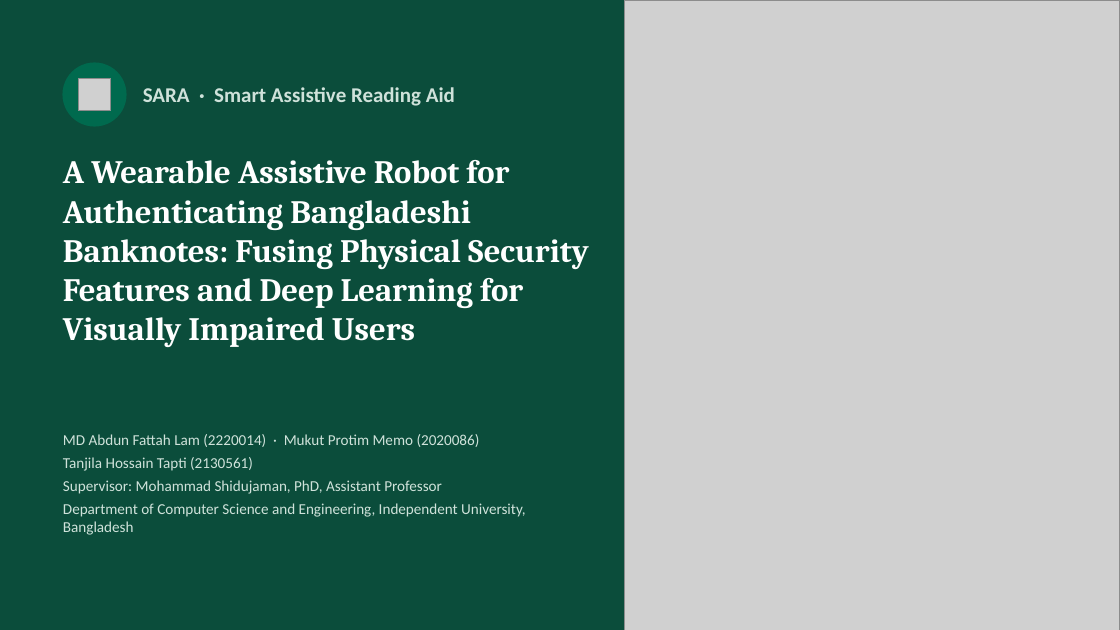
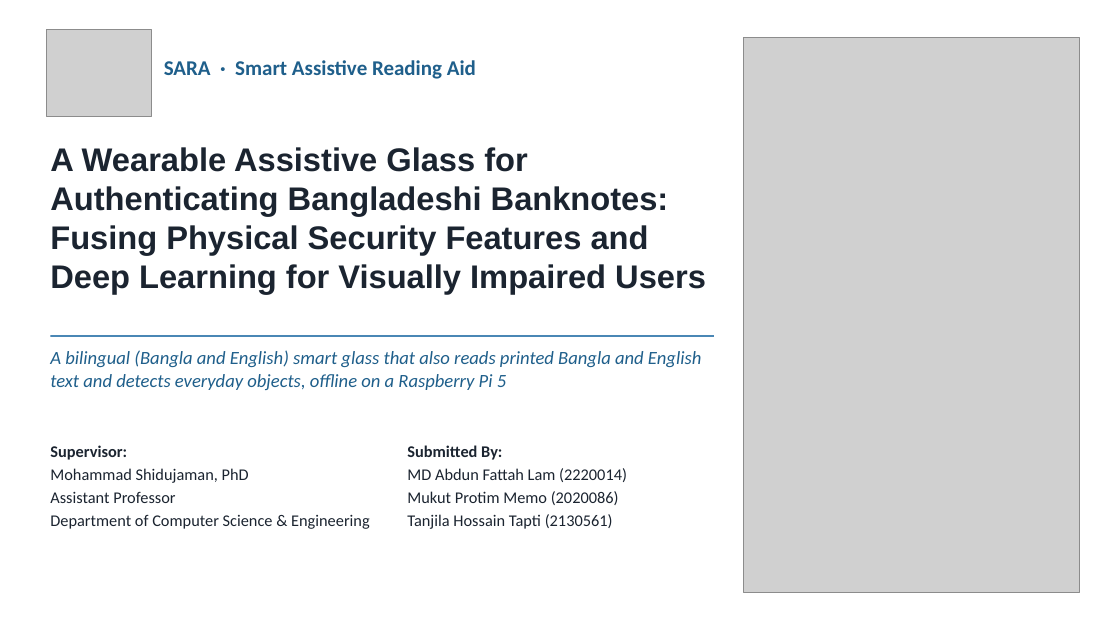
Before and after one commit to aflam330/Senior_project_wearable_glass_for_blind_people_using_ocr_and_ylo, a slide deck: slide 1 of Thesis Report and paper/thesis report/slides/SARA_Presentation_Redesigned.pptx. Drawn at 1120x630 pixels with LibreOffice and Linux fonts; fonts in the diff are those of the drawing; grey boxes stand for pictures; background and template pictures are left out. Boxes give left, top, right and bottom in pixels: in the first picture for what was removed or moved away, otherwise in the second. Text is boxed around its words. In the diff, an @@ line names an element or a change of style, - is before the commit and + after.

```diff
--- a/Thesis Report and paper/thesis report/slides/SARA_Presentation_Redesigned.pptx
+++ b/Thesis Report and paper/thesis report/slides/SARA_Presentation_Redesigned.pptx
@@ background #0B4D3B to picture (left out) @@
@@ picture added at (46, 29, 151, 117) @@
@@ text "SARA · Smart Assistive Reading ...": place and size @@
-text "SARA · Smart Assistive Reading ..." at (143, 87, 455, 106)
+text "SARA · Smart Assistive Reading ..." at (164, 60, 476, 79)
@@ text "SARA · Smart Assistive Reading ..." at (164, 60, 476, 79): text colour #CFE2DA to #1F5F8B @@
@@ picture: place and size @@
-picture at (624, 0, 1120, 630)
+picture at (744, 38, 1080, 592)
@@ ellipse removed at (63, 63, 126, 126) @@
@@ picture removed at (78, 78, 111, 111) @@
@@ text at (50, 147, 706, 294): text changed; font Cambria to Arial; text colour #FFFFFF to #1B2430 @@
-A Wearable Assistive Robot for Authenticating Bangladeshi Banknotes: Fusing Physical Security Features and Deep Learning for Visually Impaired Users
+A Wearable Assistive Glass for Authenticating Bangladeshi Banknotes: Fusing Physical Security Features and Deep Learning for Visually Impaired Users
@@ line added from (50, 336) to (714, 336), #4A87B5 1.5 pt @@
@@ text added at (50, 350, 701, 390), 16 pt, text #1F5F8B, italic @@
+A bilingual (Bangla and English) smart glass that also reads printed Bangla and English text and detects everyday objects, offline on a Raspberry Pi 5
@@ text at (50, 445, 370, 529): text changed; size 13 to 14 pt; text colour #CFE2DA to #1B2430 @@
-MD Abdun Fattah Lam (2220014) · Mukut Protim Memo (2020086)
-Tanjila Hossain Tapti (2130561)
-Supervisor: Mohammad Shidujaman, PhD, Assistant Professor
-Department of Computer Science and Engineering, Independent University, Bangladesh
+Supervisor:
+Mohammad Shidujaman, PhD
+Assistant Professor
+Department of Computer Science & Engineering
@@ text "Supervisor:" at (50, 445, 370, 529): vertical alignment middle to top @@
@@ text added at (407, 445, 627, 529), 14 pt, text #1B2430 @@
+Submitted By:
+MD Abdun Fattah Lam (2220014)
+Mukut Protim Memo (2020086)
+Tanjila Hossain Tapti (2130561)
```
Also in this commit, not shown: 25 other slides changed, 1 slide added, 10 other files.
